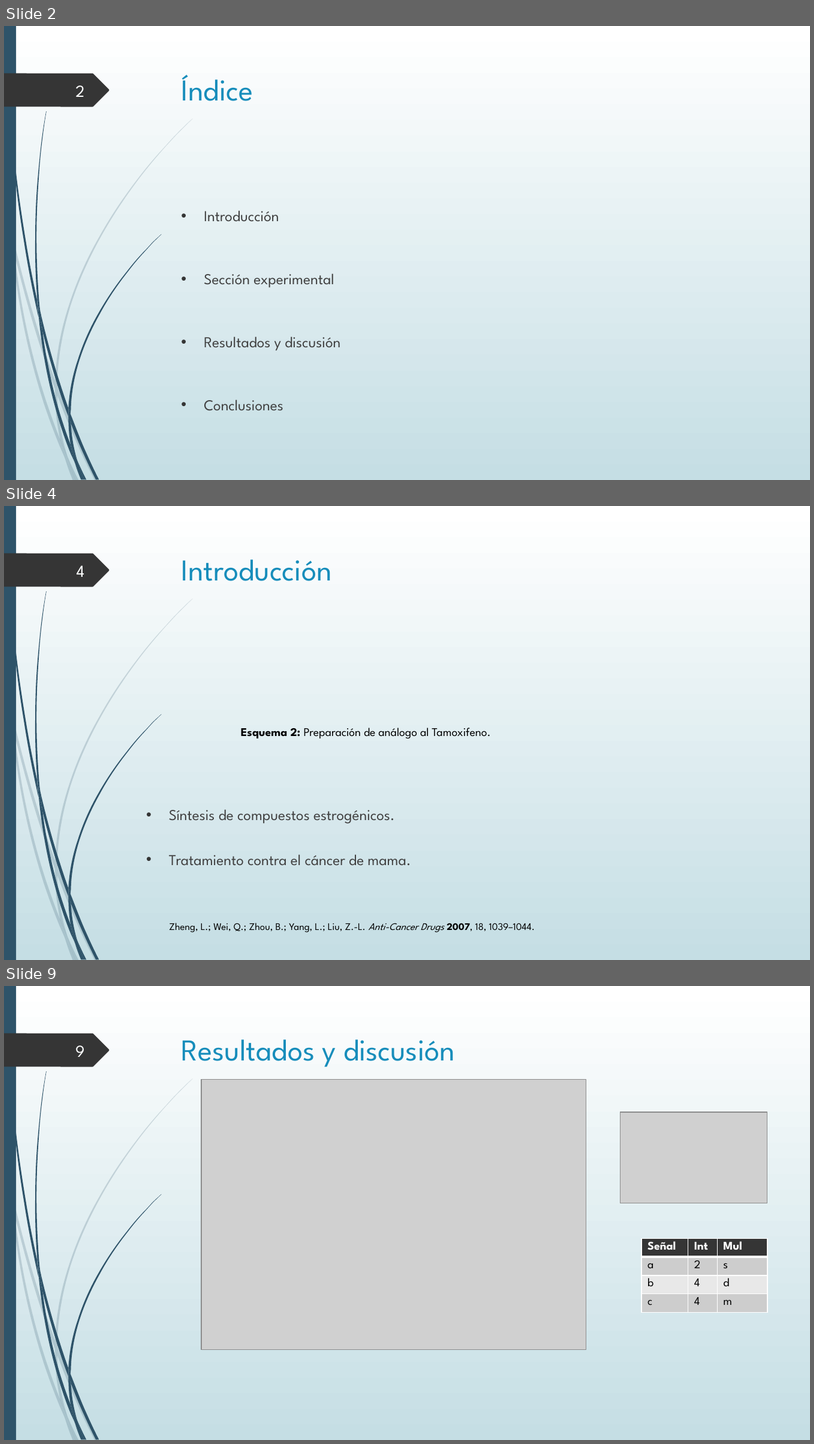
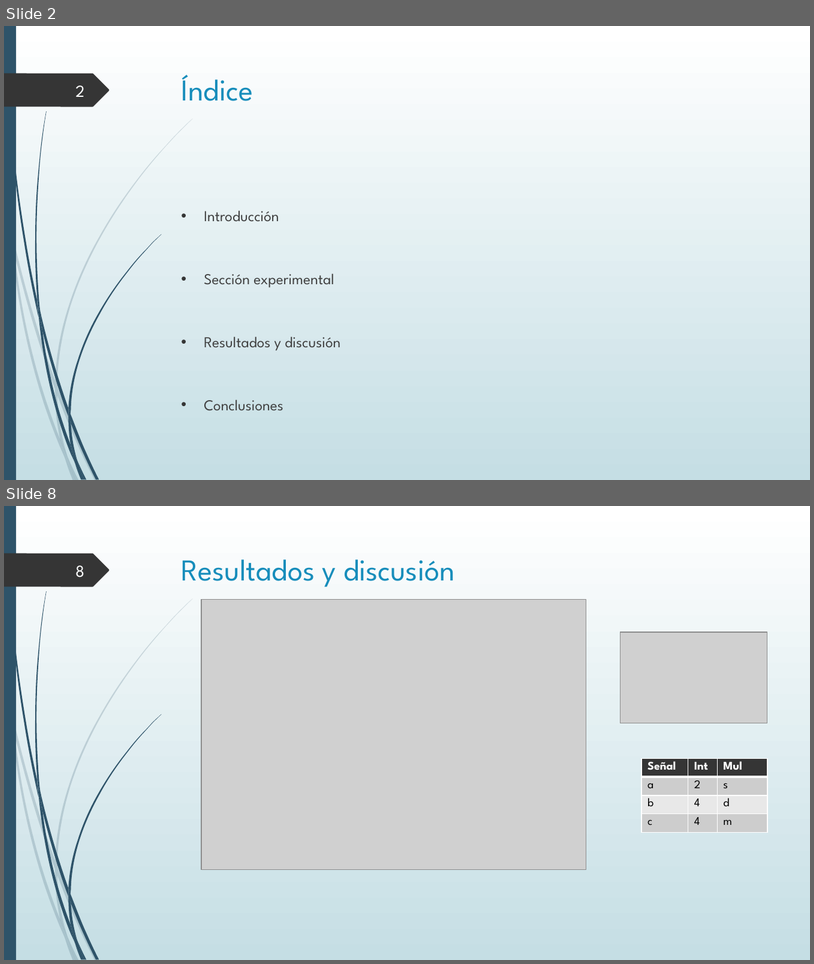
Before and after one commit to jsbarbosa/organica3, a slide deck: 3-Ozonolisis/seminario/Ozonolisis.pptx. Shown one above the other, each under a label of ours: slides 2, 4 and 9 before the commit, slides 2 and 8 after it; the slides between them are not shown. The pictures are 814x1444 and 814x964 pixels, drawn with LibreOffice and Linux fonts; fonts in the diff are those of the drawing; grey boxes stand for pictures. Boxes give left, top, right and bottom in pixels: in the first picture for what was removed or moved away, otherwise in the second. Text is boxed around its words. In the diff, an @@ line names an element or a change of style, - is before the commit and + after.

```diff
--- a/3-Ozonolisis/seminario/Ozonolisis.pptx
+++ b/3-Ozonolisis/seminario/Ozonolisis.pptx
@@ slide 4 removed at (4, 506, 810, 960), background gradient #FFFFFF to #C5DEE5; not listed: 24 template elements that a slide beside it also shows @@
@@ title removed at (182, 559, 332, 581) @@
-Introducción
@@ page number removed at (77, 565, 85, 577) @@
-4
@@ text removed at (241, 727, 491, 739) @@
-Esquema 2: Preparación de análogo al Tamoxifeno.
@@ text removed at (169, 809, 411, 865) @@
-• Síntesis de compuestos estrogénicos.
-• Tratamiento contra el cáncer de mama.
@@ text removed at (169, 922, 535, 932) @@
-Zheng, L.; Wei, Q.; Zhou, B.; Yang, L.; Liu, Z.-L. Anti-Cancer Drugs 2007, 18, 1039–1044.
@@ what was slide 9 is now slide 8 @@
@@ page number at (75, 565, 84, 577): text changed @@
-9
+8
```
Also in this commit, not shown: 7 slides changed.
